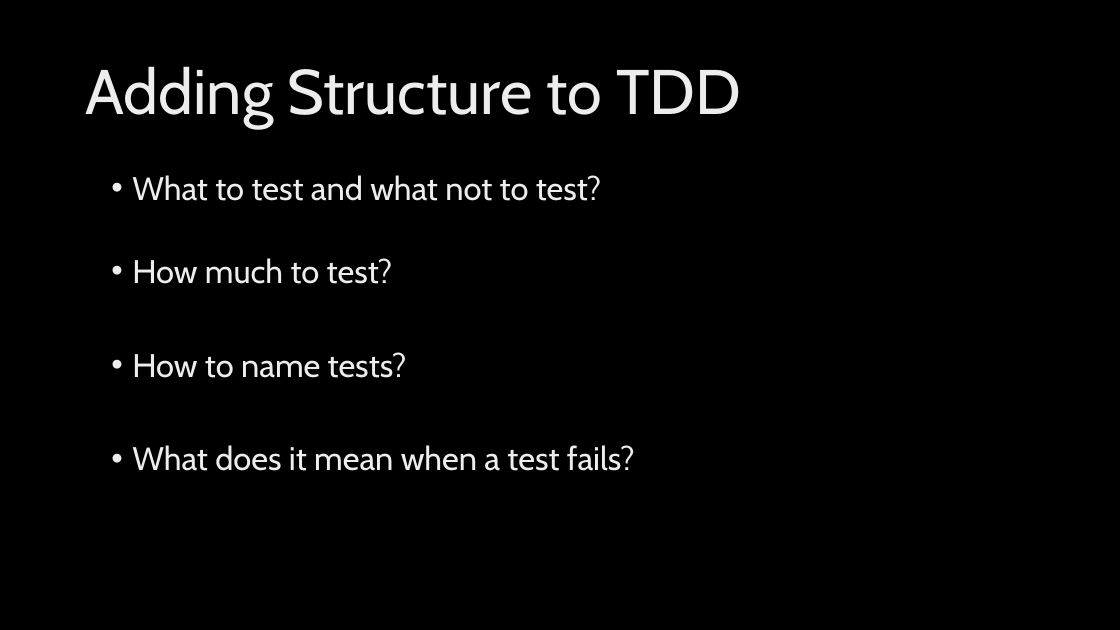
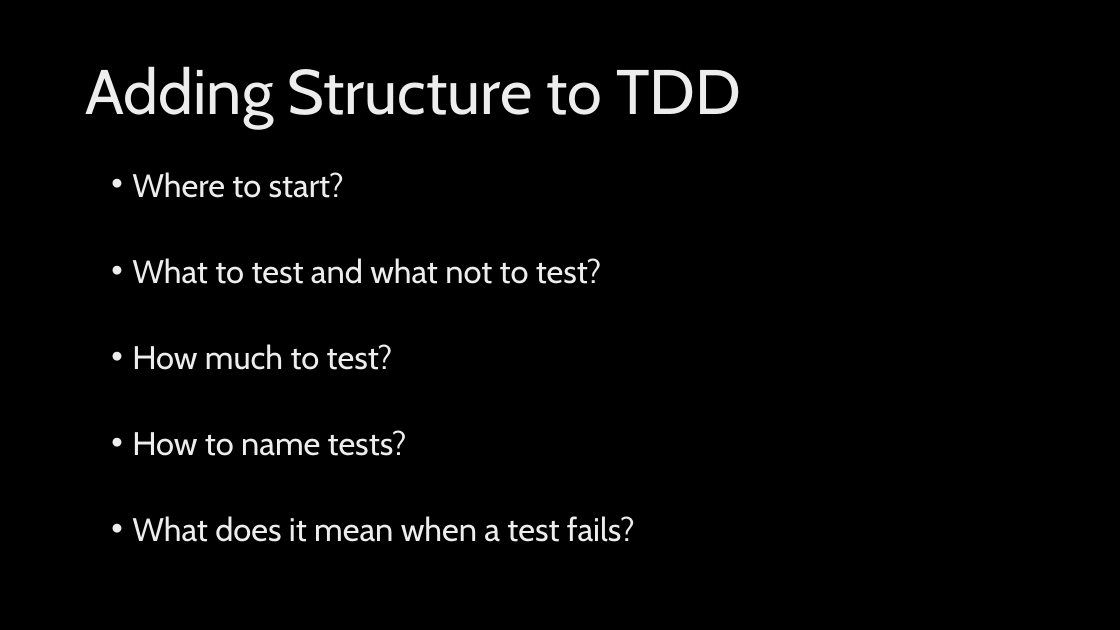
Before and after one commit to ingramam/BDD-lunch-and-learn, a slide deck: slide 5 of BDD.pptx. Drawn at 1120x630 pixels with LibreOffice and Linux fonts; fonts in the diff are those of the drawing; background and template pictures are left out. Boxes give left, top, right and bottom in pixels: in the first picture for what was removed or moved away, otherwise in the second. Text is boxed around its words. In the diff, an @@ line names an element or a change of style, - is before the commit and + after.

```diff
--- a/BDD.pptx
+++ b/BDD.pptx
@@ text at <box>132,172,344,198</box>: paragraph added @@
+• Where to start?
@@ text at <box>132,258,635,542</box>: line spacing 0.9 to 0.8 @@
```
Also in this commit, not shown: 1 other slide changed, 6 slides added, 3 slides removed, 2 other files.
